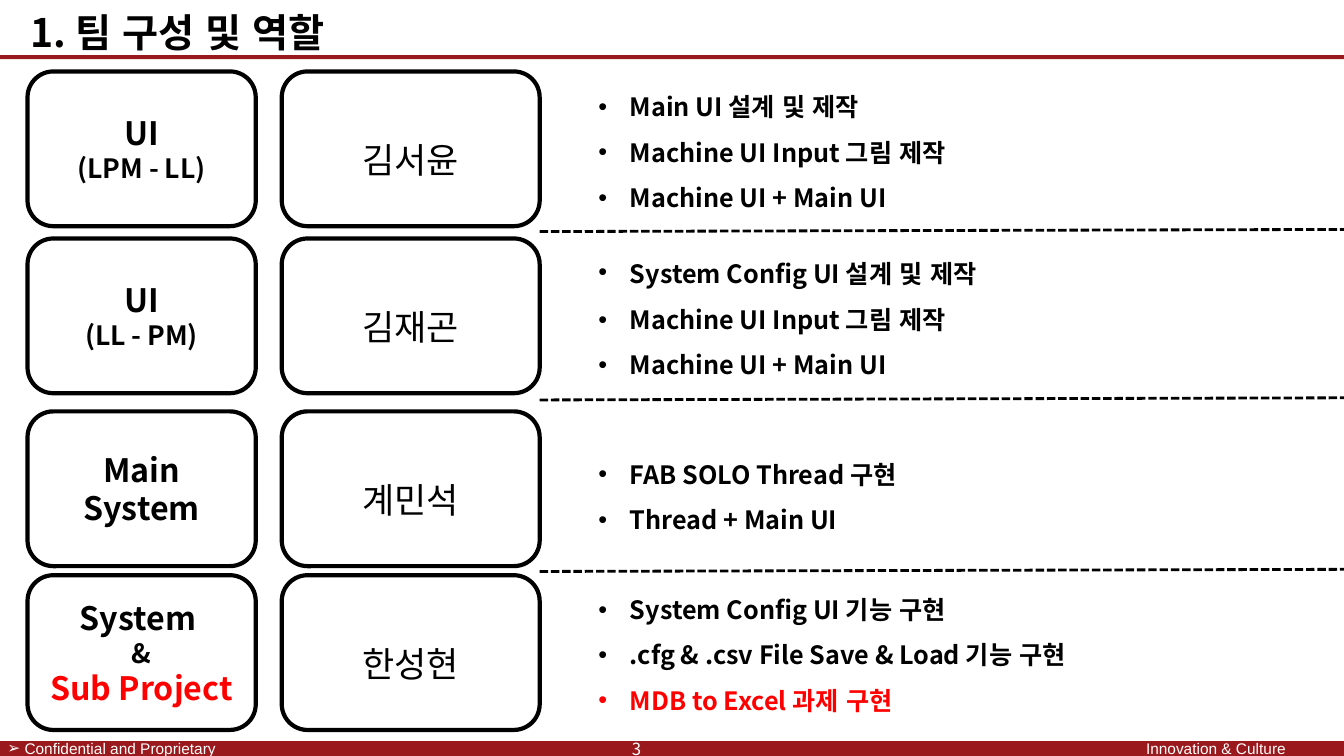
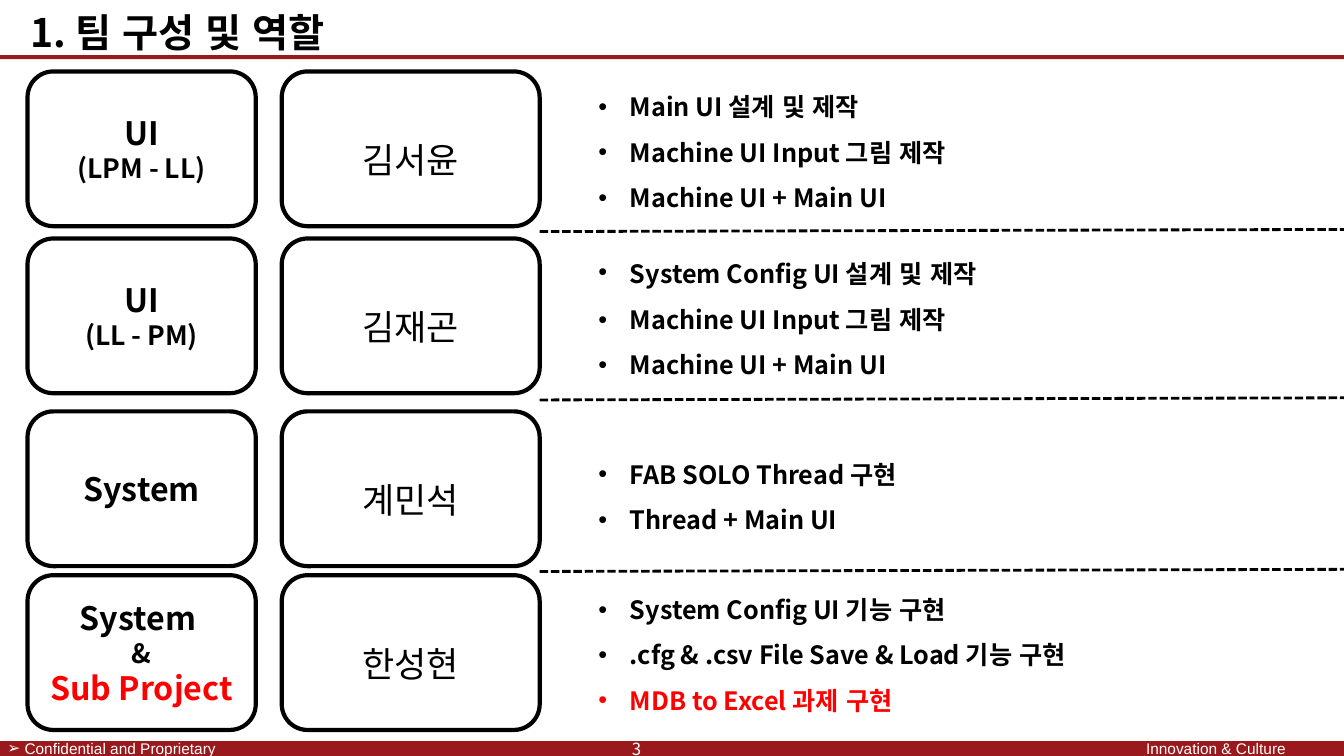
Before and after one commit to SaintSeong/JusungProject, a slide deck: slide 3 of A조 발표/A조 발표 최종.pptx. Drawn at 1344x756 pixels with LibreOffice and Linux fonts; fonts in the diff are those of the drawing; background and template pictures are left out. Boxes give left, top, right and bottom in pixels: in the first picture for what was removed or moved away, otherwise in the second. Text is boxed around its words. In the diff, an @@ line names an element or a change of style, - is before the commit and + after.

```diff
--- a/A조 발표/A조 발표 최종.pptx
+++ b/A조 발표/A조 발표 최종.pptx
@@ text in rounded rectangle at [83, 476, 199, 509]: text changed @@
-Main System
+System
```
Also in this commit, not shown: 7 other slides changed, 5 slides added, 1 other file.
